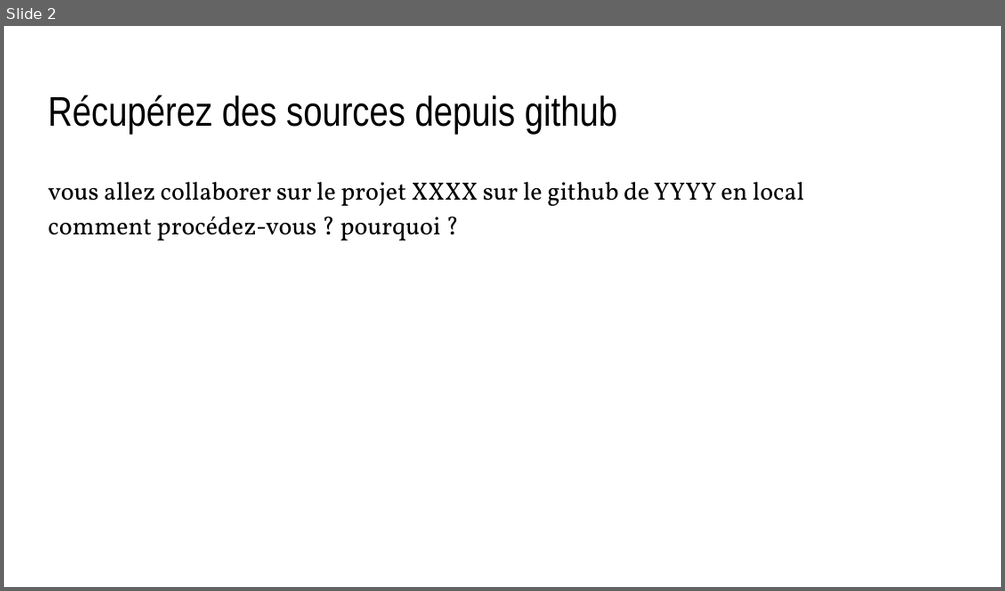
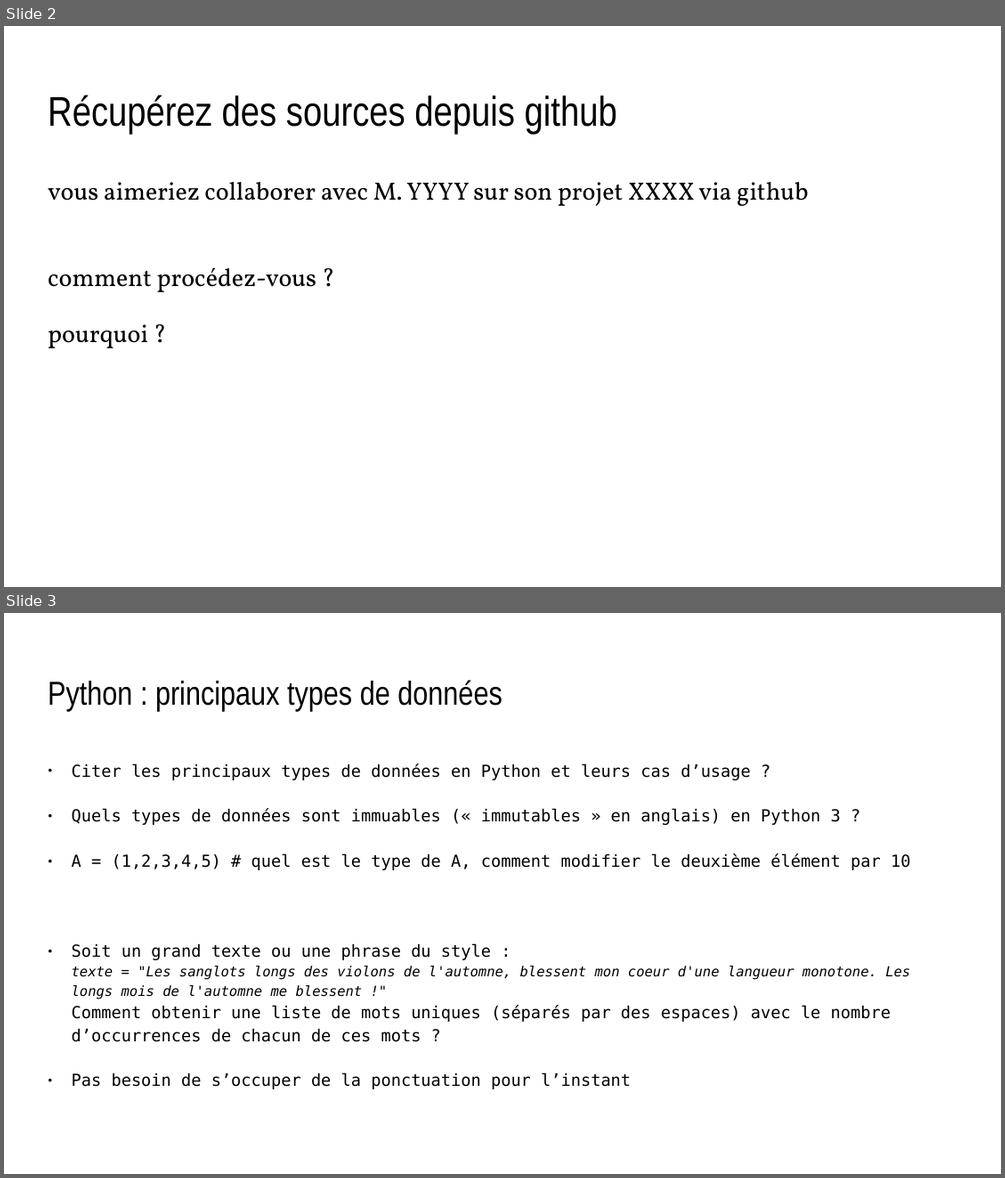
Before and after one commit to lao-tseu-is-alive/mynotebooks, a slide deck: Mise en situation.pptx. Shown one above the other, each under a label of ours: slide 2 before the commit, slides 2 and 3 after it. The pictures are 1005x591 and 1005x1178 pixels, drawn with LibreOffice and Linux fonts; fonts in the diff are those of the drawing. Boxes give left, top, right and bottom in pixels: in the first picture for what was removed or moved away, otherwise in the second. Text is boxed around its words. In the diff, an @@ line names an element or a change of style, - is before the commit and + after.

```diff
--- a/Mise en situation.pptx
+++ b/Mise en situation.pptx
@@ slide 3 added at [4,613,1001,1174], background #FFFFFF @@
@@ text added at [48,680,502,711], 24 pt, text #000000 @@
+Python : principaux types de données
@@ text added at [72,763,910,1089], 12 pt, text #000000 @@
+● Citer les principaux types de données en Python et leurs cas d’usage ?
+● Quels types de données sont immuables (« immutables » en anglais) en Python 3 ?
+● A = (1,2,3,4,5) # quel est le type de A, comment modifier le deuxième élément par 10
+● Soit un grand texte ou une phrase du style :
+  texte = "Les sanglots longs des violons de l'automne, blessent mon coeur d'une langueur monotone. Les longs mois de l'automne me blessent !"
+  Comment obtenir une liste de mots uniques (séparés par des espaces) avec le nombre d’occurrences de chacun de ces mots ?
+● Pas besoin de s’occuper de la ponctuation pour l’instant
@@ slide 2 changed as well @@
@@ text at [48,182,808,348]: text changed @@
-vous allez collaborer sur le projet XXXX sur le github de YYYY en local
-comment procédez-vous ? pourquoi ?
+vous aimeriez collaborer avec M. YYYY sur son projet XXXX via github
+comment procédez-vous ?
+pourquoi ?
```
Also in this commit, not shown: 10 other slides changed, 4 other slides added, 1 slide removed, 3 other files.
